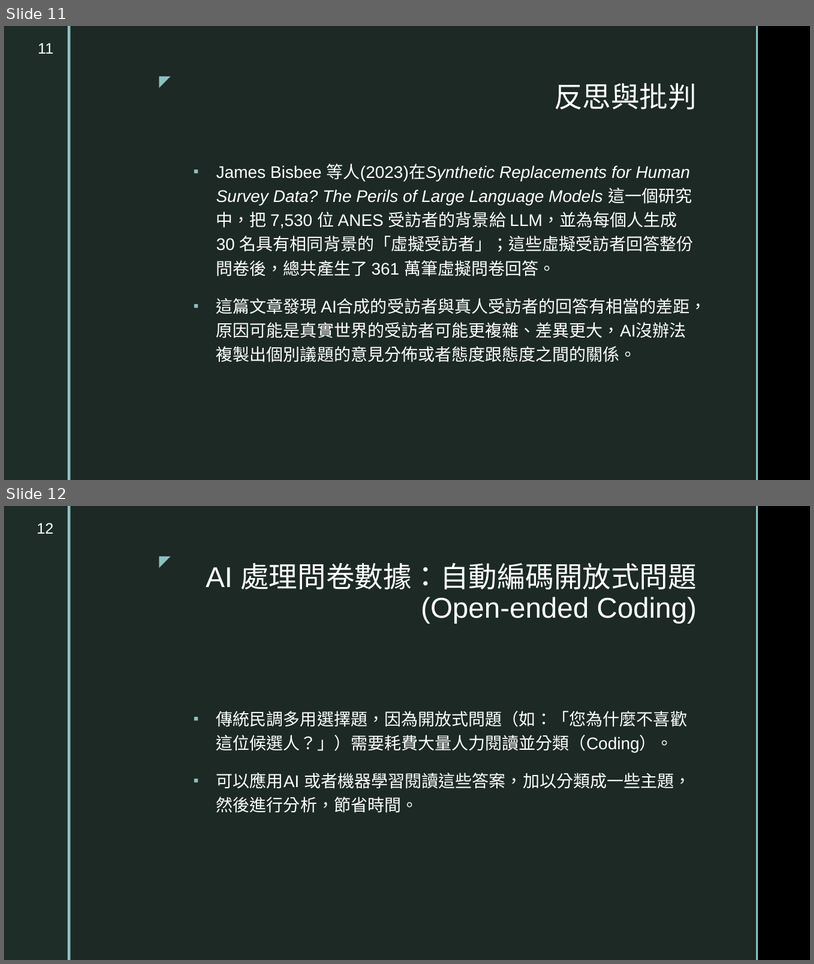
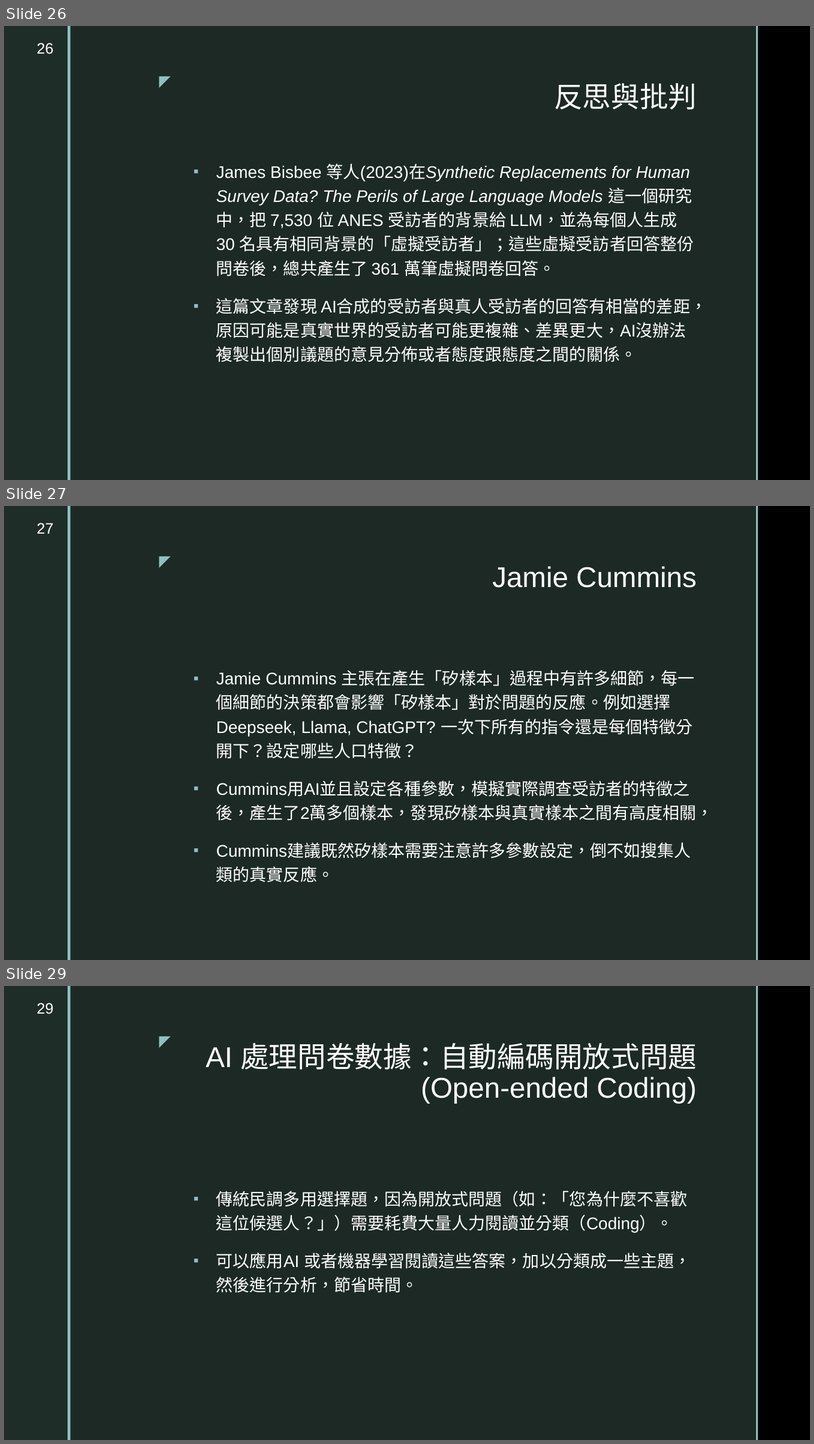
Before and after one commit to TsaiChiahung/PublicOpinion2026, a slide deck: 投影片/民意與調查Week12.pptx. Shown one above the other, each under a label of ours: slides 11 and 12 before the commit, slides 26, 27 and 29 after it; the slides between them are not shown. The pictures are 814x964 and 814x1444 pixels, drawn with LibreOffice and Linux fonts; fonts in the diff are those of the drawing; background and template pictures are left out. Boxes give left, top, right and bottom in pixels: in the first picture for what was removed or moved away, otherwise in the second. Text is boxed around its words. In the diff, an @@ line names an element or a change of style, - is before the commit and + after.

```diff
--- a/投影片/民意與調查Week12.pptx
+++ b/投影片/民意與調查Week12.pptx
@@ slide 27 added at <box>4,506,810,960</box>, background picture (left out); not listed: 5 template elements that a slide beside it also shows @@
@@ page number added at <box>37,523,54,534</box>, 18 pt, text #FFFFFF @@
+27
@@ title added at <box>492,566,697,588</box>, 34 pt, text #FFFFFF @@
+Jamie Cummins
@@ text added at <box>216,670,714,882</box>, 20 pt, text #FFFFFF @@
+▪ Jamie Cummins 主張在產生「矽樣本」過程中有許多細節，每一個細節的決策都會影響「矽樣本」對於問題的反應。例如選擇Deepseek, Llama, ChatGPT? 一次下所有的指令還是每個特徵分開下？設定哪些人口特徵？
+▪ Cummins用AI並且設定各種參數，模擬實際調查受訪者的特徵之後，產生了2萬多個樣本，發現矽樣本與真實樣本之間有高度相關，
+▪ Cummins建議既然矽樣本需要注意許多參數設定，倒不如搜集人類的真實反應。
@@ what was slide 11 is now slide 26 @@
@@ page number at <box>37,43,54,54</box>: text changed @@
-11
+26
@@ what was slide 12 is now slide 29 @@
@@ page number at <box>37,1003,54,1014</box>: text changed @@
-12
+29
```
Also in this commit, not shown: 3 slides changed, 17 other slides added.
